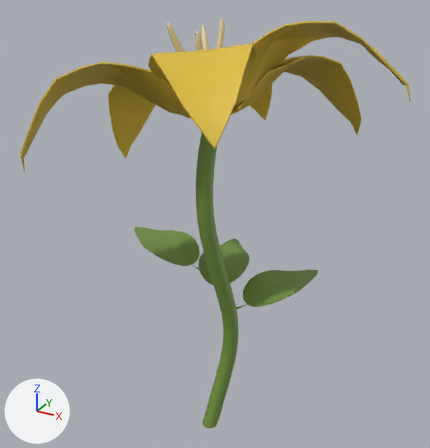
What one commit did to the FBX model Origami/Assets/Models/Flower_1.fbx.
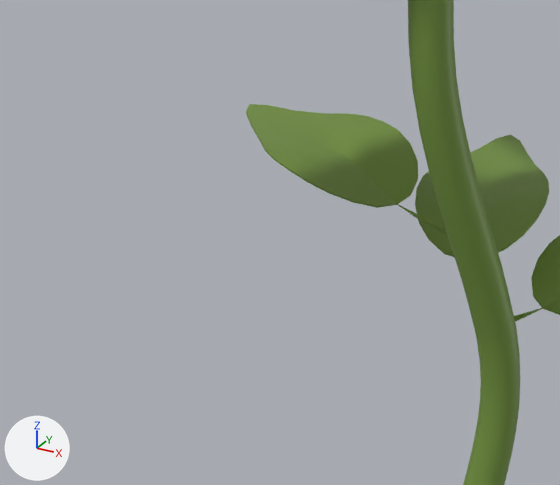
Each version is shown whole from a 50 mm camera at (0.237, -0.427, 0.392) aimed at (-0.007, 0.015, 0.171), then close up on the part from 9% to 59% of the width and 42% to 83% of the height. Arrows for +X, +Y and +Z are at lower left; the lights stay in place. Where no turn or scale is listed for an object, it has been applied to the vertices. Vertices at the same position are counted once.

The first close-up shows 'stem1'.
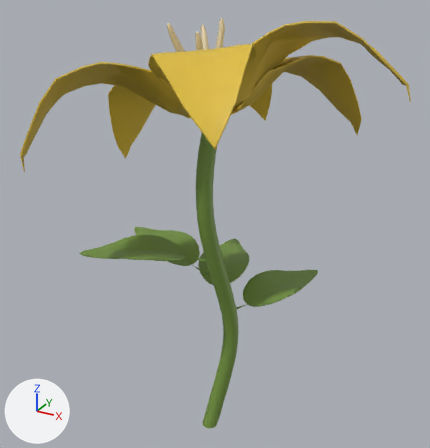
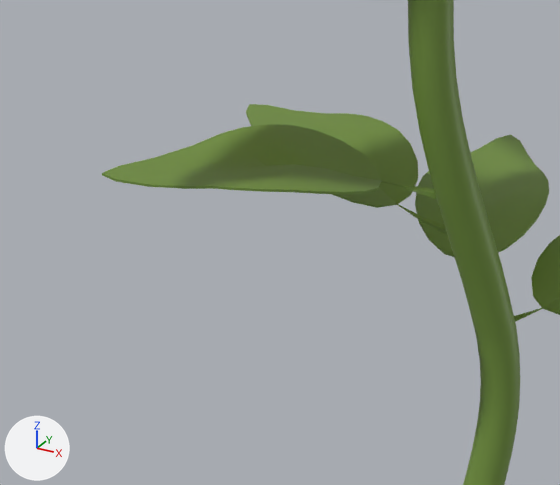
Where the newer file only moved an object's origin or applied its transform, the numbers keep the older frame.

Boxes [x1, y1, x2, y2] around the edits, measured in the close-ups (560 x 485 px):
'stem1', reshaped: before [246, 0, 560, 485]; after [102, 0, 560, 485]
part 1 of me_mesh, built on: before [420, 117, 490, 251]; after [102, 117, 490, 251]

The change, as a list of edits to the scene's bpy script:
```text
Change me_mesh:
    used by ob_stem1; location = (-0.0053, 0.0082, 0.1643)
    remove me_mesh.from_pydata(...)  # 2870 vertices, 3013 faces; spans x -0.136..0.158, y -0.135..0.147, z -0.21..0.19
    add me_mesh.from_pydata(...)  # 3018 vertices, 3161 faces; spans x -0.136..0.158, y -0.135..0.147, z -0.21..0.19
    me_mesh part 1
    2 vertices are removed from x -0.001..0.001, y -0.01..-0.007, z -0.031
    23 faces are deleted
    7 vertices in x 0.007..0.014, y -0.013..0.0, z -0.031..-0.024 move by (-0.001, -0.001, 0.005)
    6 vertices in x -0.001..0.011, y -0.012..0.001, z -0.032..-0.025 move by (-0.001, -0.001, 0.006)
    5 vertices in x -0.003..0.011, y -0.016..-0.002, z -0.015..-0.01 move by (0.0, -0.001, 0.003)
    5 vertices in x 0.0..0.011, y -0.016..-0.002, z -0.015..-0.009 move by (0.0, 0.0, 0.002)
    3 vertices in x -0.001..0.012, y -0.003..-0.001, z -0.029..-0.025 move by (0.0, -0.001, 0.006)
    3 vertices in x -0.003..-0.002, y -0.009..-0.005, z -0.014..-0.012 move by (0.0, 0.0, 0.003)
    9 vertices move from x -0.002..0.012, y -0.016..0.002, z -0.032..-0.009 to x -0.002..0.011, y -0.017..0.0, z -0.026..-0.006
    140 vertices are added at x -0.098..0.013, y -0.072..0.0, z -0.026..-0.009
    5 new vertices lie (0.001, 0.003, -0.011) away from vertices in x -0.003..0.011, y -0.013..-0.002, z -0.015..-0.01
    5 new vertices lie (0.008, 0.005, -0.002) away from vertices in x -0.052..-0.028, y -0.03..-0.021, z -0.019..-0.011
    171 new faces join them, mat_stem_texture (green #73933f)
```
